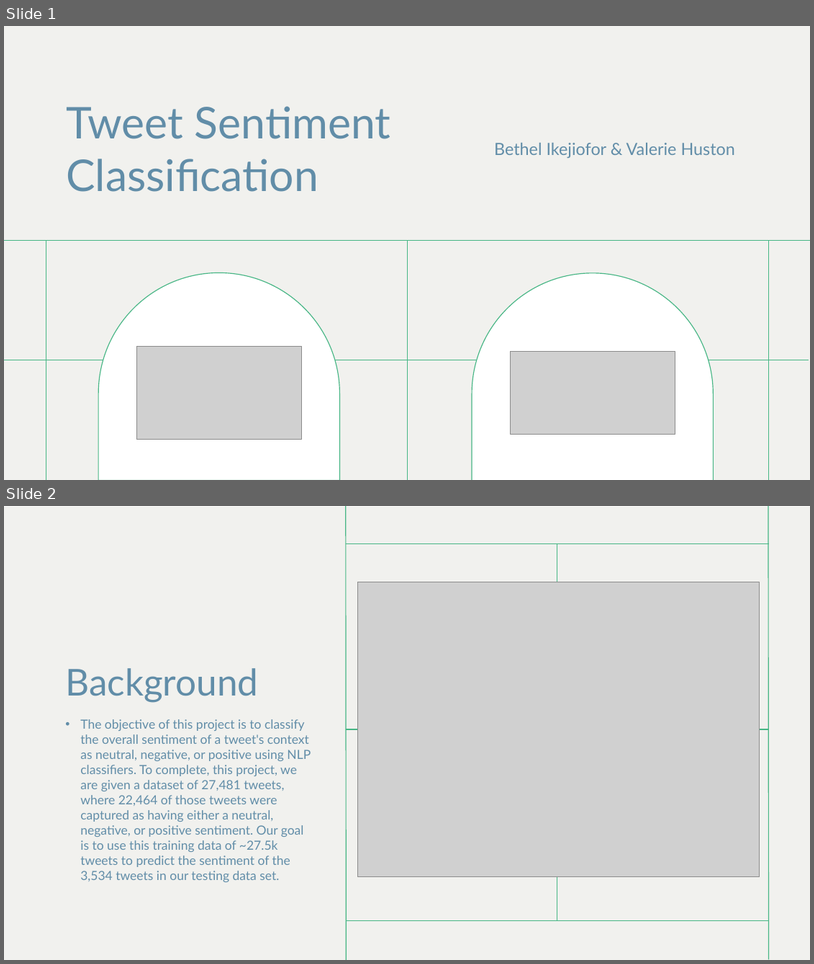
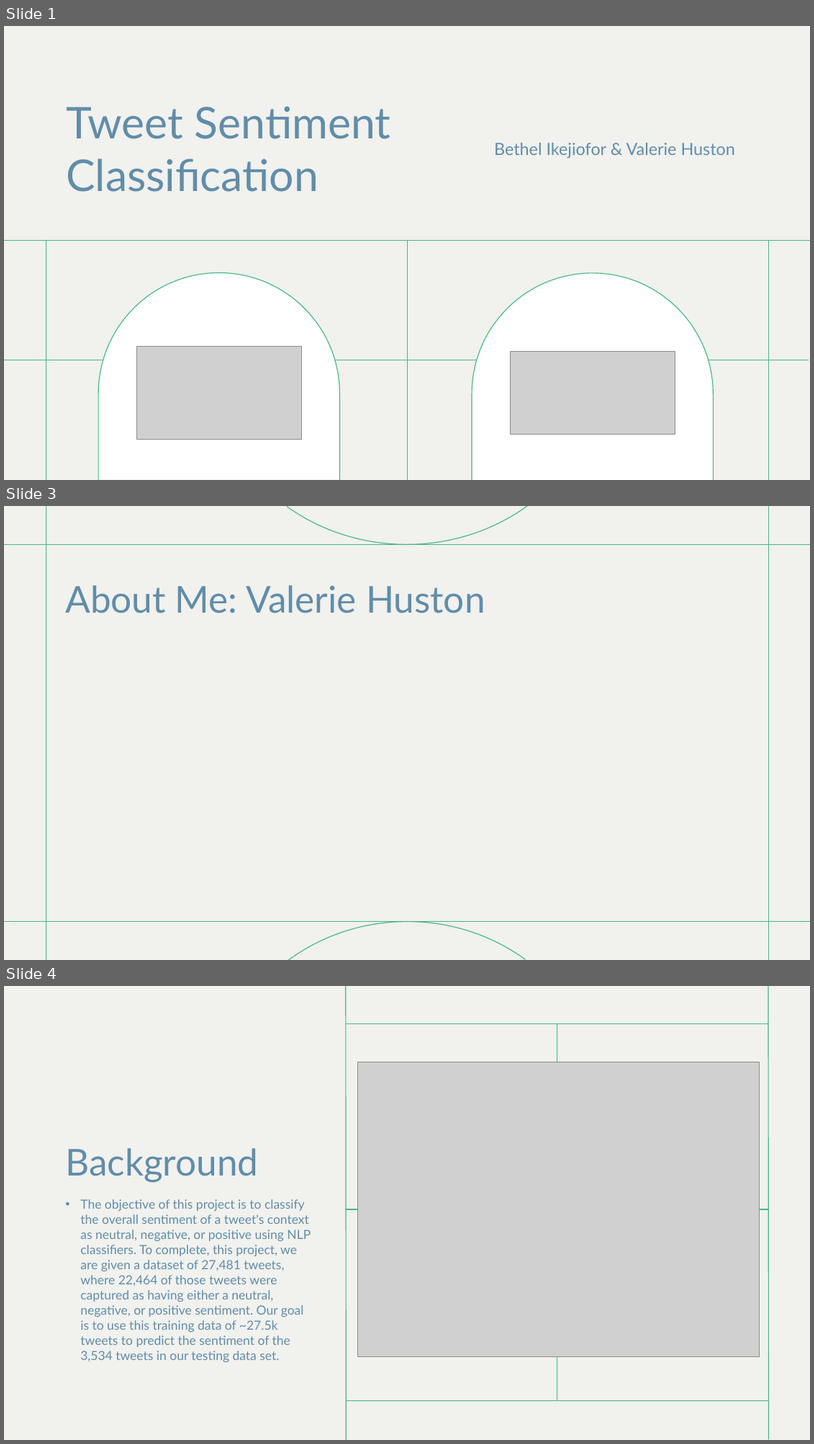
Before and after one commit to bethelike98/ENTITY-Final-Project, a slide deck: Presentation/DS Final Project Presentation.pptx. Shown one above the other, each under a label of ours: slides 1 and 2 before the commit, slides 1, 3 and 4 after it; the slides between them are not shown. The pictures are 814x964 and 814x1444 pixels, drawn with LibreOffice and Linux fonts; fonts in the diff are those of the drawing; grey boxes stand for pictures. Boxes give left, top, right and bottom in pixels: in the first picture for what was removed or moved away, otherwise in the second. Text is boxed around its words. In the diff, an @@ line names an element or a change of style, - is before the commit and + after.

```diff
--- a/Presentation/DS Final Project Presentation.pptx
+++ b/Presentation/DS Final Project Presentation.pptx
@@ slide 3 added at bbox=[4, 506, 810, 960], background #FFFFFF; not listed: 6 template elements that a slide beside it also shows @@
@@ rectangle added at bbox=[4, 506, 810, 960], fill #F1F1EE @@
@@ title added at bbox=[65, 585, 486, 613], 44 pt, text #618DA8 @@
+About Me: Valerie Huston
@@ what was slide 2 is now slide 4 @@
```
Also in this commit, not shown: 5 slides changed, 6 other slides added.
